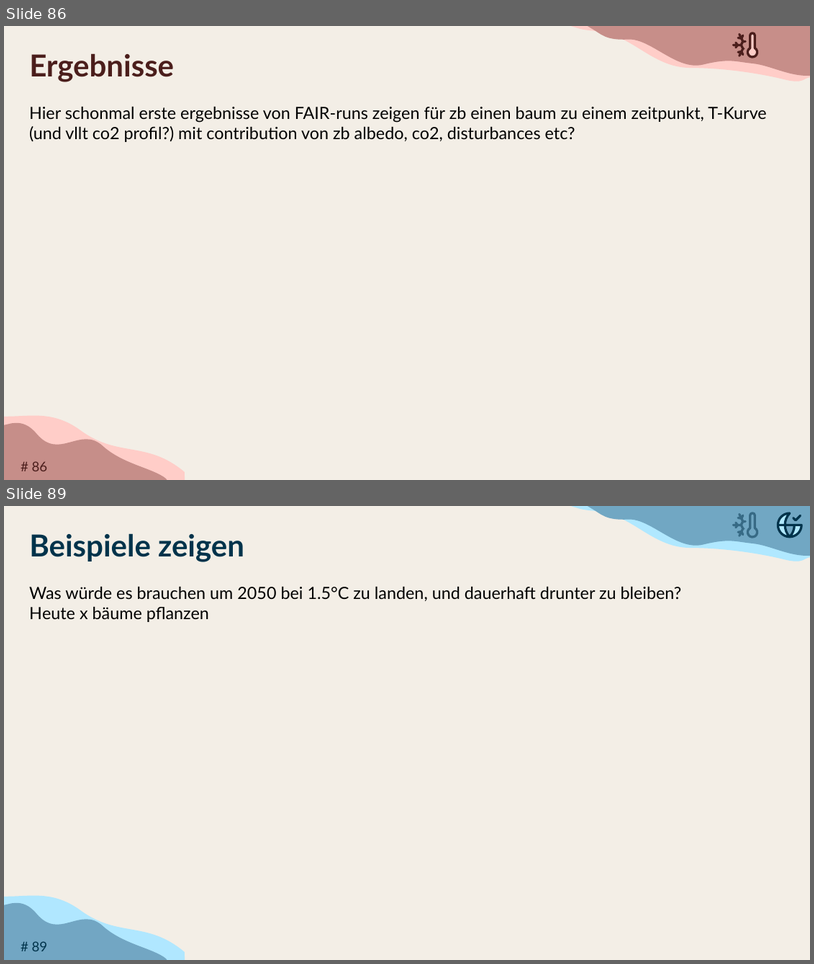
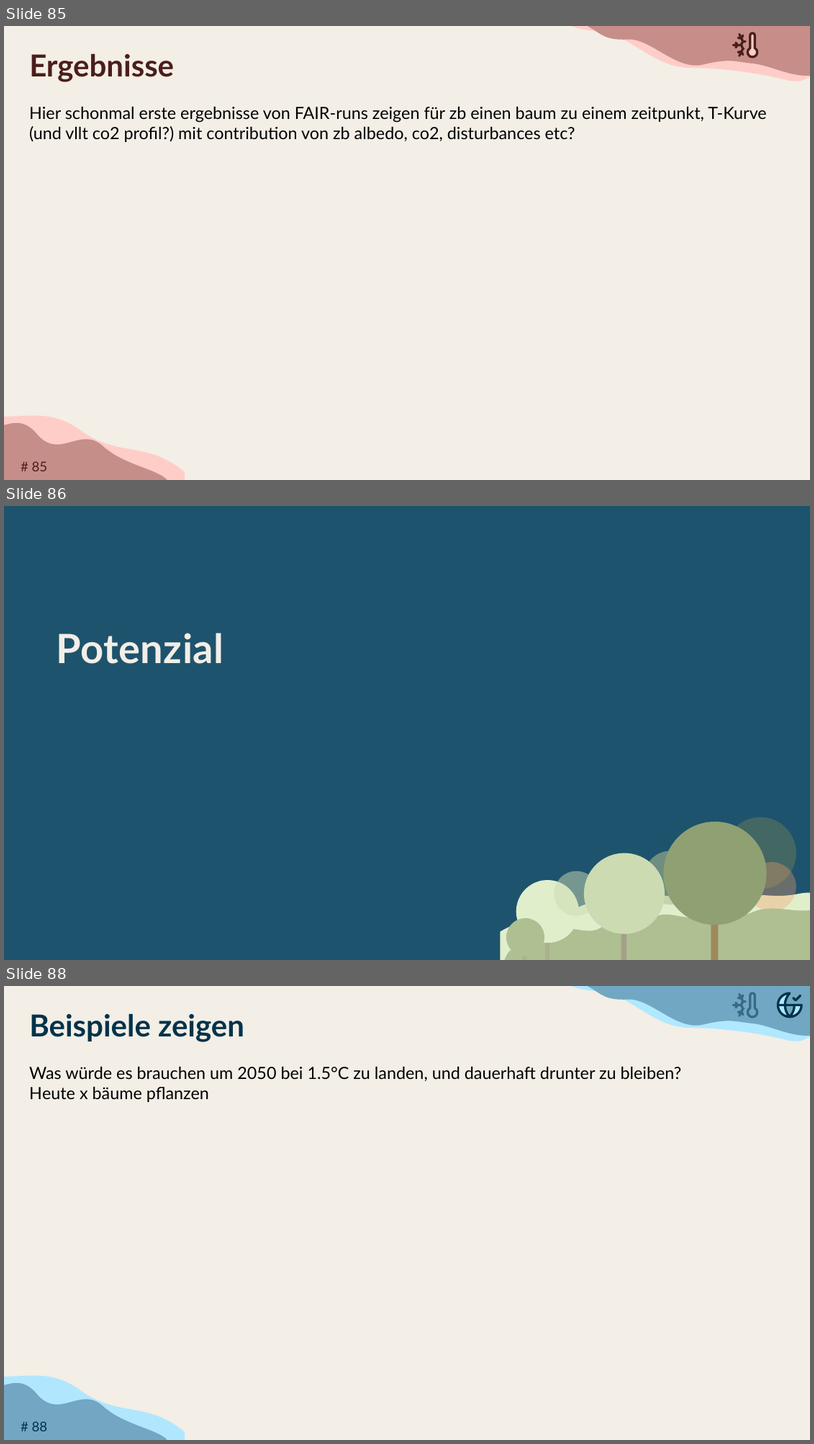
Before and after one commit to TimoDiepers/woodway, a slide deck: docs/slides/dissvortrag.pptx. Shown one above the other, each under a label of ours: slides 86 and 89 before the commit, slides 85, 86 and 88 after it; the slides between them are not shown. The pictures are 814x964 and 814x1444 pixels, drawn with LibreOffice and Linux fonts; fonts in the diff are those of the drawing; background and template pictures are left out. Boxes give left, top, right and bottom in pixels: in the first picture for what was removed or moved away, otherwise in the second. Text is boxed around its words. In the diff, an @@ line names an element or a change of style, - is before the commit and + after.

Commit message:
fix(slides): three acts, not four — results belong to the potential part
The overview slide promises Bäume, Klima, Potentiale. Splitting the last
act into separate "Ergebnisse" and "Potenzial" sections broke that promise
and implied a distinction the argument does not make: the single-tree
results are where the potential answer starts, not a separate topic.

One divider now covers the whole act, "Potenziale — erst ein Baum, dann die
Fläche und was davon übrig bleibt". Spelling normalised to Potenzial
throughout (the deck had both). Cross-references recomputed by title lookup
rather than by hand, so they survive the renumbering.

```diff
--- a/docs/slides/dissvortrag.pptx
+++ b/docs/slides/dissvortrag.pptx
@@ slide 86 added at bbox=[4, 506, 810, 960], background #1E536D @@
@@ title added at bbox=[56, 633, 224, 664], 48 pt, text #F2EEE7, bold @@
+Potenzial
@@ ellipse added at bbox=[664, 821, 767, 924], fill #8FA073 @@
@@ ellipse added at bbox=[725, 817, 797, 889], fill #728157 at 45% opacity @@
@@ ellipse added at bbox=[644, 851, 698, 905], fill #AEBF92 at 55% opacity @@
@@ ellipse added at bbox=[555, 871, 599, 916], fill #CCDBB2 at 50% opacity @@
@@ ellipse added at bbox=[584, 852, 665, 934], fill #CCDBB2 @@
@@ ellipse added at bbox=[748, 862, 797, 911], fill #F6A06B at 35% opacity @@
@@ freeform shape added at bbox=[501, 893, 810, 960], fill #E1EECC @@
@@ ellipse added at bbox=[517, 880, 579, 943], fill #E1EECC @@
@@ freeform shape added at bbox=[505, 908, 810, 960], fill #AEBF92 @@
@@ rounded rectangle added at bbox=[712, 905, 719, 960], fill #8C491A at 45% opacity @@
@@ ellipse added at bbox=[507, 918, 545, 956], fill #AEBF92 @@
@@ rounded rectangle added at bbox=[545, 932, 550, 960], fill #A19786 at 35% opacity @@
@@ rounded rectangle added at bbox=[622, 918, 627, 960], fill #A19786 at 73% opacity @@
@@ rounded rectangle added at bbox=[523, 944, 527, 960], fill #A19786 at 30% opacity @@
@@ what was slide 86 is now slide 85 @@
@@ page number at bbox=[32, 461, 48, 471]: text changed @@
-# 86
+# 85
@@ what was slide 89 is now slide 88 @@
@@ page number at bbox=[32, 1421, 48, 1431]: text changed @@
-# 89
+# 88
```
Also in this commit, not shown: 4 slides changed, 1 other slide added, 3 slides removed.
